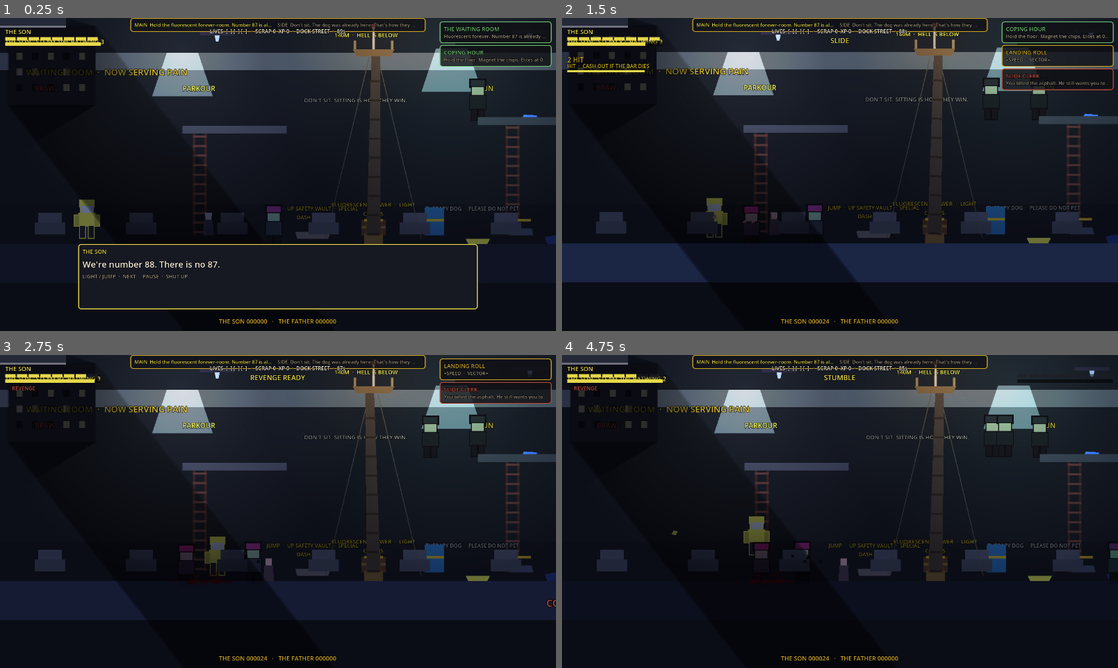
Above: before the commit, frames 1-4 (two rows, left to right).
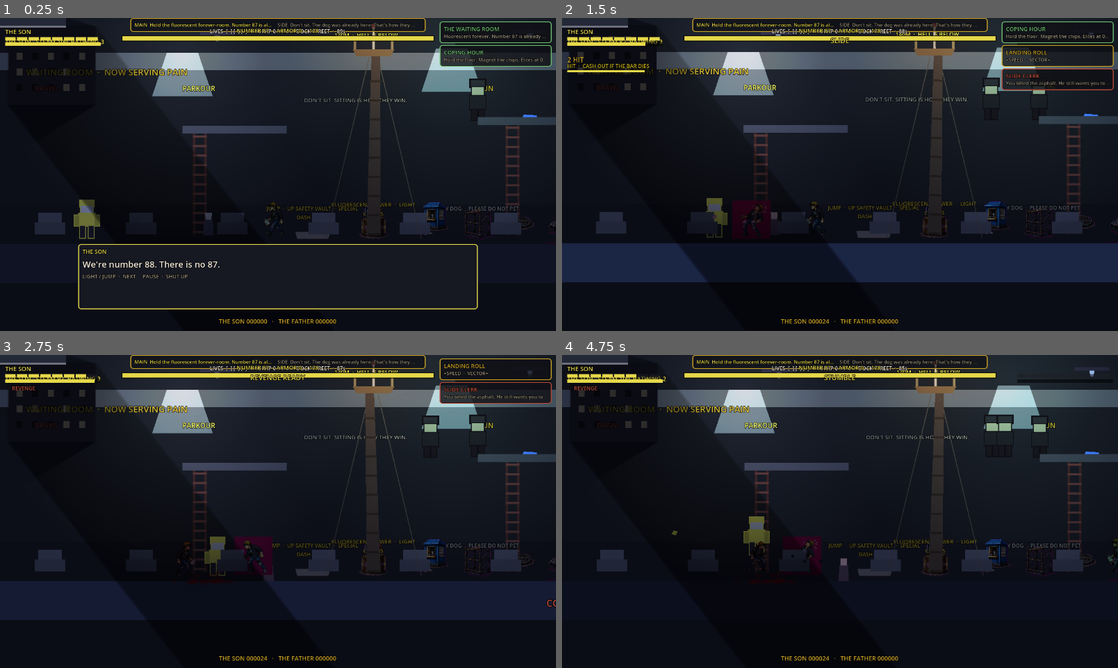
Above: after the commit, the same moments.

Repository: Rebelyouthz/HnT
Game: Godot game, scene res://scenes/levels/waiting_room.tscn
Two runs of this game, one before a commit and one after it. Both use one fixed random seed, a clock stepped at 60 frames per second and the inputs below. This scene is started directly instead of the project's main scene.
Inputs (mouse positions are in pixels of both pictures, inside the frame that each line leads up to):
- Up to frame 1 (0.25 s): no input
- Up to frame 2 (1.5 s): tap Enter (ui_accept) at 0.5 s; move the mouse to (962, 158) at 0.52 s; hold D (p1_right) 0.53-1.28 s; tap I (p1_block) at 0.6 s; click (962, 158) at 0.67 s; tap Space (p1_jump) at 0.77, 1.07 s; move the mouse to (728, 190) at 1.27 s; hold S (p1_down) from 1.28 s (still down); tap Shift (p1_dash) at 1.35 s
- Up to frame 3 (2.75 s): tap Space (p1_jump) at 1.52, 1.82 s; move the mouse to (333, 442) at 2.02 s; release S (p1_down) at 2.03 s; hold D (p1_right) from 2.03 s (still down); tap C (p1_duck) at 2.1 s
- Up to frame 4 (4.75 s): move the mouse to (812, 574) at 2.77 s; release D (p1_right) at 2.78 s; hold W (p1_up) 2.78-3.53 s; tap K (p1_heavy) at 2.85 s; click (812, 574) at 2.92 s; tap Space (p1_jump) at 3.02, 3.32, 3.77, 4.07, 4.52 s; move the mouse to (1006, 558) at 3.52 s; hold J (p1_light) 3.53-4.28 s; hold A (p1_left) from 3.53 s (still down); move the mouse to (673, 464) at 4.27 s; tap O (p1_shoot) at 4.35 s

The runs differ from the first frame. In frame 1, 2.0% of the frame differs, in the area x 21-100%, y 3-73%; in frame 2, 2.4%; in frame 3, 2.4%; in frame 4, 2.3%.
Error before the commit: Parse Error: Cannot call non-static function "dir_exists()" on the class "DirAccess" directly. Make an instance instead. (res://src/sprites/sprite_book.gd:20)

Commit message:
Fix sprite compile errors and keep atlases out of Godot import.
DirAccess.dir_exists is not static on 4.7.2. Skinwalker reuses Punk's anim node. Atlas PNGs move to tools/sprite_src so the editor does not import them.

Diff:
--- a/src/actors/skinwalker.gd
+++ b/src/actors/skinwalker.gd
@@ -22,7 +22,6 @@
 var _phase_cd := 0.8
 var _form_hold := 1.0
 var _help_said := false
-var _anim: AnimatedSprite2D
 
 
 func _ready() -> void:
--- a/src/sprites/sprite_book.gd
+++ b/src/sprites/sprite_book.gd
@@ -17,7 +17,7 @@
 
 
 static func has_who(who: String) -> bool:
-	return DirAccess.dir_exists("res://assets/sprites/%s" % who)
+	return FileAccess.file_exists("res://assets/sprites/%s/idle/00.png" % who) or FileAccess.file_exists("res://assets/sprites/%s/dog/00.png" % who)
 
 
 static func frames(who: String) -> SpriteFrames:
Not shown, added: tools/sprite_src/.gdignore
Renamed: assets/sprites/sheets/dock-props.png -> tools/sprite_src/dock-props.png
Renamed: assets/sprites/sheets/dock-tiles.png -> tools/sprite_src/dock-tiles.png
Renamed: assets/sprites/sheets/dock-toys.png -> tools/sprite_src/dock-toys.png
Renamed: assets/sprites/sheets/father-air-mix-casual.png -> tools/sprite_src/father-air-mix-casual.png
Renamed: assets/sprites/sheets/father-cross.png -> tools/sprite_src/father-cross.png
Renamed: assets/sprites/sheets/father-duck.png -> tools/sprite_src/father-duck.png
Renamed: assets/sprites/sheets/father-front-kick-casual.png -> tools/sprite_src/father-front-kick-casual.png
Renamed: assets/sprites/sheets/father-gut-casual.png -> tools/sprite_src/father-gut-casual.png
Renamed: assets/sprites/sheets/father-heavy-casual.png -> tools/sprite_src/father-heavy-casual.png
Renamed: assets/sprites/sheets/father-hurt.png -> tools/sprite_src/father-hurt.png
Renamed: assets/sprites/sheets/father-idle-stand.png -> tools/sprite_src/father-idle-stand.png
(and 14 more such lines)
